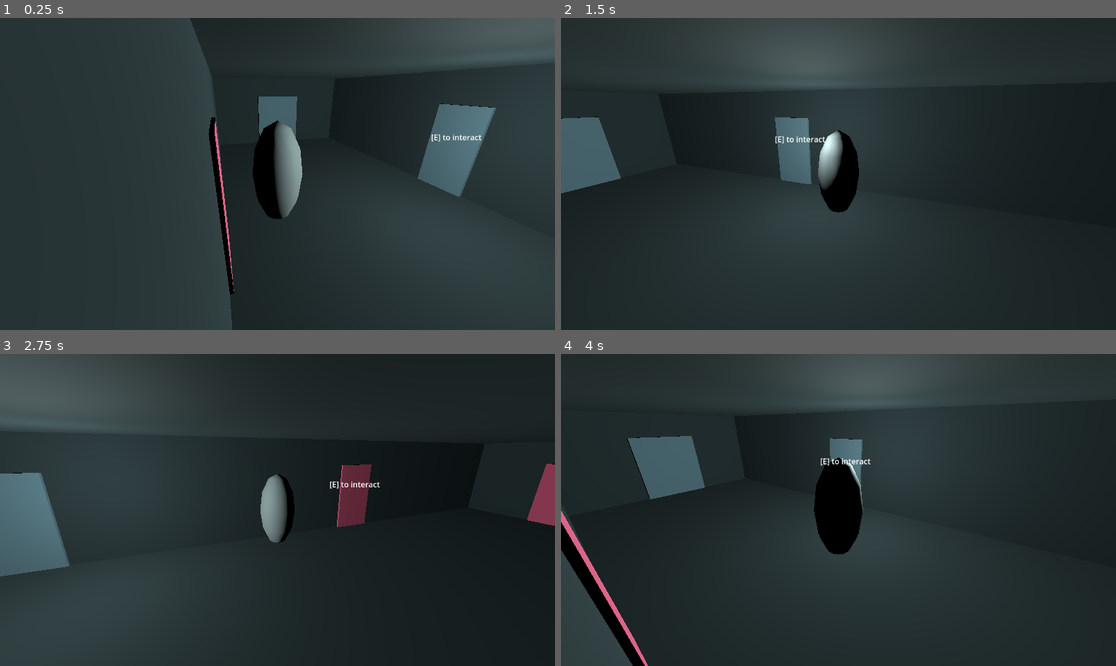
Above: before the commit, frames 1-4 (two rows, left to right).
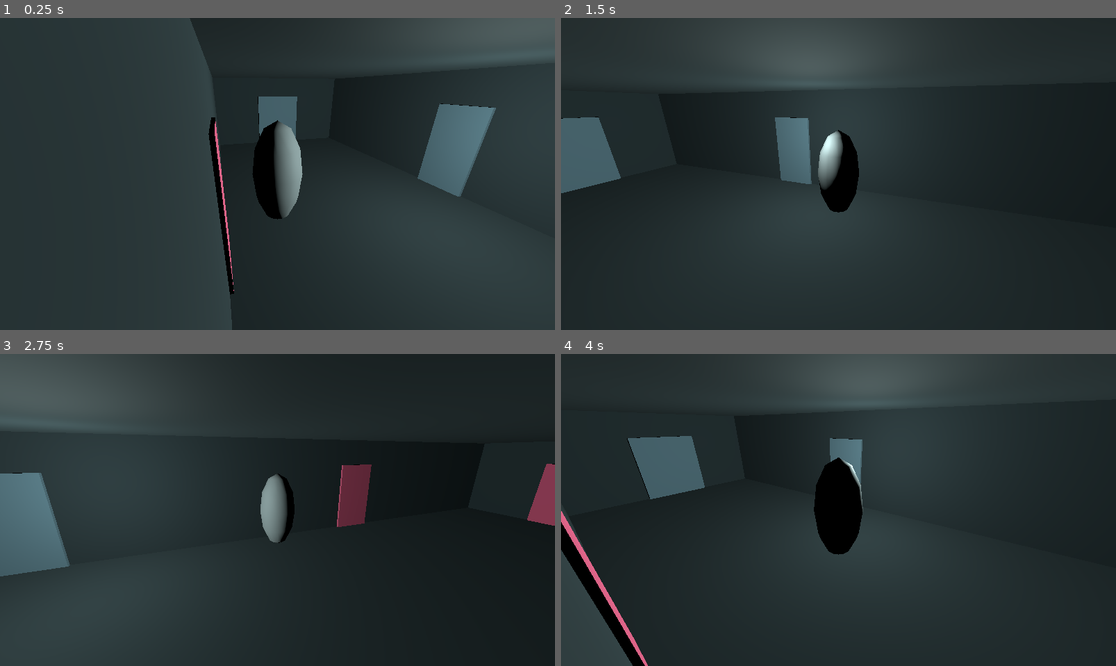
Above: after the commit, the same moments.

Repository: Tyger8540/dress-til-you-drop
Game: Godot game, scene res://scenes/hallway.tscn
Two runs of this game, one before a commit and one after it. Both use one fixed random seed, a clock stepped at 60 frames per second and the inputs below.
Inputs (mouse positions are in pixels of both pictures, inside the frame that each line leads up to):
- Up to frame 1 (0.25 s): no input
- Up to frame 2 (1.5 s): tap Enter (ui_accept) at 0.5, 0.77, 0.8, 1.07, 1.35 s; move the mouse to (960, 158) at 0.52 s; hold D (move_right) 0.53-1.28 s; hold E (interact) 0.53-1.28 s; click (960, 158) at 0.67 s; move the mouse to (727, 189) at 1.27 s; hold S (move_backward) from 1.28 s (still down)
- Up to frame 3 (2.75 s): tap Enter (ui_accept) at 1.52, 1.82, 2.3 s; tap E (interact) at 1.55 s; move the mouse to (333, 441) at 2.02 s; release S (move_backward) at 2.03 s; hold D (move_right) from 2.03 s (still down); hold E (interact) from 2.03 s (still down)
- Up to frame 4 (4 s): move the mouse to (810, 572) at 2.77 s; release D (move_right) at 2.78 s; release E (interact) at 2.78 s; hold W (move_forward) 2.78-3.53 s; tap E (interact) at 2.85 s; click (810, 572) at 2.92 s; tap Enter (ui_accept) at 3.02, 3.32, 3.6, 3.77 s; move the mouse to (1005, 556) at 3.52 s; hold A (move_left) from 3.53 s (still down)

The runs differ from the first frame. In frame 1, less than 0.1% of the frame differs, in the area x 77-87%, y 37-40%; in frame 2, 0.1%; in frame 3, 0.1%, in the area x 59-69%, y 40-44%; in frame 4, 0.1%.

Commit message:
Added Dialog to Minigame 1 Door & Changed Dialogue to Dialog

Diff:
--- a/dress-til-you-drop/interaction/interaction area/interaction_area.gd
+++ b/dress-til-you-drop/interaction/interaction area/interaction_area.gd
@@ -1,16 +1,32 @@
 extends Area3D
 class_name InteractionArea
 
+const DIALOG_BOX = preload("res://scenes/dialog_box.tscn")
+
 @export var action_name: String = "interact"
+@export var dialog: Array[String]
 
 
 var interact: Callable = func():
-	pass
+	if dialog:
+		var dialog_box: DialogBox = spawn_dialog_box()
+		await dialog_box.dialog.dialog_finished
+		dialog_box.queue_free()
+		print("yippee")
 
 
-func _on_body_entered(_body: Node3D) -> void:
-	InteractionManager.register_area(self)
+func spawn_dialog_box() -> DialogBox:
+	var dialog_box = DIALOG_BOX.instantiate()
+	dialog_box.initialize_dialog(dialog)
+	add_child(dialog_box)
+	return dialog_box
 
 
-func _on_body_exited(_body: Node3D) -> void:
-	InteractionManager.unregister_area(self)
+func _on_body_entered(body: Node3D) -> void:
+	if body is Player:
+		InteractionManager.register_area(self)
+
+
+func _on_body_exited(body: Node3D) -> void:
+	if body is Player:
+		InteractionManager.unregister_area(self)
--- a/dress-til-you-drop/scenes/dialogue_box.tscn
+++ b/dress-til-you-drop/scenes/dialog_box.tscn
@@ -1,10 +1,12 @@
-[gd_scene load_steps=2 format=3 uid="uid://t604fy5q77jb"]
+[gd_scene load_steps=3 format=3 uid="uid://t604fy5q77jb"]
 
-[ext_resource type="Script" uid="uid://b5m63q5oo47kf" path="res://scripts/dialogue.gd" id="1_rc1id"]
+[ext_resource type="Script" uid="uid://dq7ffwc8vch6f" path="res://scripts/dialog_box.gd" id="1_tihiy"]
+[ext_resource type="Script" uid="uid://b5m63q5oo47kf" path="res://scripts/dialog.gd" id="2_df88m"]
 
 [node name="DialogueBox" type="Panel"]
 offset_right = 400.0
 offset_bottom = 200.0
+script = ExtResource("1_tihiy")
 
 [node name="Dialogue" type="RichTextLabel" parent="."]
 layout_mode = 0
@@ -15,7 +17,7 @@
 Yippeeeeeeee"
 visible_characters = 0
 visible_ratio = 0.0
-script = ExtResource("1_rc1id")
+script = ExtResource("2_df88m")
 
 [node name="TextMarker" type="ColorRect" parent="Dialogue"]
 visible = false
--- a/dress-til-you-drop/scenes/hallway.tscn
+++ b/dress-til-you-drop/scenes/hallway.tscn
@@ -170,6 +170,7 @@
 
 [node name="InteractionArea" parent="minigame1" instance=ExtResource("1_u7i40")]
 transform = Transform3D(1, 0, 0, 0, 1, 0, 0, 0, 1, -0.6441581, 0, 0)
+dialogue = Array[String](["This is minigame 1"])
 
 [node name="CollisionShape3D" type="CollisionShape3D" parent="minigame1/InteractionArea"]
 transform = Transform3D(1, 0, 0, 0, 1, 0, 0, 0, 1, 1.0273799, 0.014877319, -0.0010986328)
--- a/dress-til-you-drop/scripts/dialogue.gd
+++ b/dress-til-you-drop/scripts/dialog.gd
@@ -1,11 +1,13 @@
-class_name Dialogue
+class_name Dialog
 extends RichTextLabel
+
+signal dialog_finished
 
 @export var text_speed: float = 0.05
 @export var text_marker_speed: float = 0.5
 
-var dialogue_array: Array[String]
-var dialogue_index: int = 0
+var dialog_array: Array[String]
+var dialog_index: int = 0
 
 var text_revealing: bool = false
 var text_revealed: bool = false
@@ -16,7 +18,7 @@
 
 # Called when the node enters the scene tree for the first time.
 func _ready() -> void:
-	start_dialogue()
+	start_dialog()
 
 
 # Called every frame. 'delta' is the elapsed time since the previous frame.
@@ -37,25 +39,27 @@
 			text_marker_timer = 0.0
 
 		if Input.is_action_just_pressed("ui_accept"):
-			continue_dialogue()
+			continue_dialog()
 
 
-func initialize_dialogue(_dialogue_array: Array[String]) -> void:
-	dialogue_array = _dialogue_array
+func initialize_dialog(_dialog_array: Array[String]) -> void:
+	dialog_array = _dialog_array
 
 
-func start_dialogue() -> void:
-	text = dialogue_array[dialogue_index]
+func start_dialog() -> void:
+	text = dialog_array[dialog_index]
 	text_revealing = true
 
 
-func continue_dialogue() -> void:
+func continue_dialog() -> void:
 	visible_ratio = 0.0
 	$TextMarker.visible = false
-	text_revealing = true
-	text_revealed = false
-	dialogue_index += 1
-	if dialogue_index == dialogue_array.size():
-		get_parent().queue_free()
+	dialog_index += 1
+	if dialog_index == dialog_array.size():
+		dialog_finished.emit()
+		get_parent().visible = false
+		#get_parent().queue_free()
 	else:
-		text = dialogue_array[dialogue_index]
+		text_revealing = true
+		text_revealed = false
+		text = dialog_array[dialog_index]
--- /dev/null
+++ b/dress-til-you-drop/scripts/dialog_box.gd
@@ -0,0 +1,18 @@
+class_name DialogBox
+extends Panel
+
+@export var dialog: Dialog
+
+
+# Called when the node enters the scene tree for the first time.
+func _ready() -> void:
+	pass # Replace with function body.
+
+
+# Called every frame. 'delta' is the elapsed time since the previous frame.
+func _process(_delta: float) -> void:
+	pass
+
+
+func initialize_dialog(_dialog_array: Array[String]) -> void:
+	dialog.dialog_array = _dialog_array
Renamed: dress-til-you-drop/scripts/dialogue.gd.uid -> dress-til-you-drop/scripts/dialog.gd.uid
Not shown, added: dress-til-you-drop/scripts/dialog_box.gd.uid
